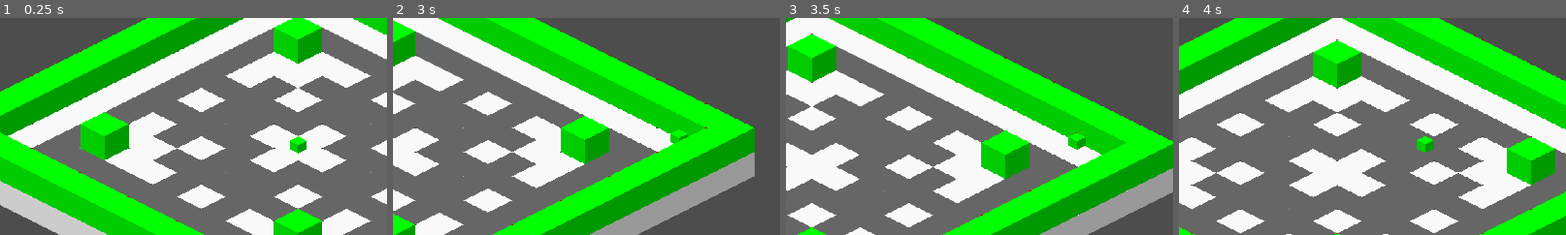
Above: before the commit, frames 1-4 (left to right).
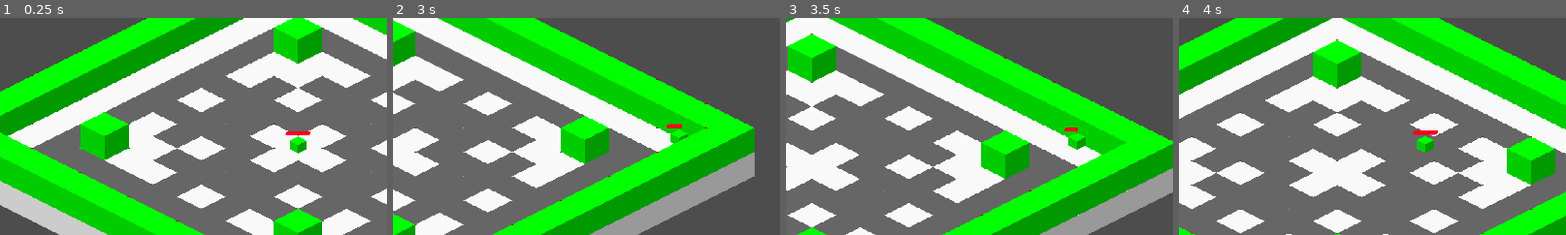
Above: after the commit, the same moments.

Repository: RexRoTheRacingCar/Game_Dev_Level_3
Game: Godot game, scene res://scenes/main/game.tscn
Two runs of this game, one before a commit and one after it. Both use one fixed random seed, a clock stepped at 60 frames per second and the inputs below.
Inputs:
- Up to frame 1 (0.25 s): no input
- Up to frame 2 (3 s): tap Enter at 0.5 s; hold D (right) 0.53-1.28 s; tap Space (dash) every 0.75 s from 0.6 to 2.85 s; hold S (down) 1.28-2.03 s; hold D (right) 2.03-2.78 s; hold W (up) from 2.78 s (still down)
- Up to frame 3 (3.5 s): keep holding W (up)
- Up to frame 4 (4 s): release W (up) at 3.53 s; hold A (left) from 3.53 s (still down); tap Space (dash) at 3.6 s
The pictures show only the part of the screen within x 14-64%, y 20-70%; the shares and areas given below are measured in that part.

The runs differ from the first frame. In frame 1, 0.1% of the frame differs, in the area x 73-81%, y 52-55%; in frame 2, less than 0.1%; in frame 3, less than 0.1%; in frame 4, 0.1%, in the area x 60-67%, y 51-55%.

Commit message:
Component Setup on Player
Setup some scene components on the player. Finished the actual components, testing and debugging needed.

Diff:
--- a/game_level_3/scenes/components/health_component.tscn
+++ b/game_level_3/scenes/components/health_component.tscn
@@ -2,6 +2,5 @@
 
 [ext_resource type="Script" path="res://scripts/components/health_component.gd" id="1_ix57s"]
 
-[node name="HealthComponent" type="Node2D" node_paths=PackedStringArray("health_bar")]
+[node name="HealthComponent" type="Node2D"]
 script = ExtResource("1_ix57s")
-health_bar = NodePath("")
--- a/game_level_3/scenes/components/hitbox_component.tscn
+++ b/game_level_3/scenes/components/hitbox_component.tscn
@@ -9,6 +9,6 @@
 [node name="HitTimer" type="Timer" parent="."]
 one_shot = true
 
-[connection signal="body_entered" from="." to="." method="_on_body_entered"]
-[connection signal="body_exited" from="." to="." method="_on_body_exited"]
+[connection signal="area_entered" from="." to="." method="_on_area_entered"]
+[connection signal="area_exited" from="." to="." method="_on_area_exited"]
 [connection signal="timeout" from="HitTimer" to="." method="_on_hit_timer_timeout"]
--- a/game_level_3/scenes/main/player.tscn
+++ b/game_level_3/scenes/main/player.tscn
@@ -1,11 +1,21 @@
-[gd_scene load_steps=4 format=3 uid="uid://biv2erpftkxlb"]
+[gd_scene load_steps=8 format=3 uid="uid://biv2erpftkxlb"]
 
 [ext_resource type="Script" path="res://scripts/main/player.gd" id="1_wlkgh"]
 [ext_resource type="Texture2D" uid="uid://dhm06xn06v6rw" path="res://assets/iso_test.png" id="2_arape"]
+[ext_resource type="PackedScene" uid="uid://b048cf08scotb" path="res://scenes/components/health_component.tscn" id="3_hpa7o"]
+[ext_resource type="PackedScene" uid="uid://dunjlie0dfpac" path="res://scenes/components/hitbox_component.tscn" id="4_yqhgr"]
 
 [sub_resource type="AtlasTexture" id="AtlasTexture_rokkj"]
 atlas = ExtResource("2_arape")
 region = Rect2(120, 0, 120, 120)
+
+[sub_resource type="StyleBoxFlat" id="StyleBoxFlat_jtjm4"]
+bg_color = Color(1, 0, 0.105882, 1)
+corner_radius_top_left = 8
+corner_radius_bottom_right = 8
+
+[sub_resource type="CircleShape2D" id="CircleShape2D_ukb0n"]
+radius = 19.0263
 
 [node name="Player" type="CharacterBody2D" node_paths=PackedStringArray("p_dash_timer")]
 y_sort_enabled = true
@@ -27,4 +37,28 @@
 [node name="CollisionPolygon2D" type="CollisionPolygon2D" parent="."]
 polygon = PackedVector2Array(-18, 10.5, 0, 1.5, 18, 10.5, 0, 19.5)
 
+[node name="HealthComponent" parent="." node_paths=PackedStringArray("health_bar") instance=ExtResource("3_hpa7o")]
+health_bar = NodePath("ProgressBar")
+
+[node name="ProgressBar" type="ProgressBar" parent="HealthComponent"]
+anchors_preset = 7
+anchor_left = 0.5
+anchor_top = 1.0
+anchor_right = 0.5
+anchor_bottom = 1.0
+offset_left = -31.0
+offset_top = -34.0
+offset_right = 31.0
+offset_bottom = -24.0
+grow_horizontal = 2
+grow_vertical = 0
+theme_override_styles/fill = SubResource("StyleBoxFlat_jtjm4")
+show_percentage = false
+
+[node name="HitboxComponent" parent="." instance=ExtResource("4_yqhgr")]
+
+[node name="CollisionShape2D" type="CollisionShape2D" parent="HitboxComponent"]
+z_index = 1
+shape = SubResource("CircleShape2D_ukb0n")
+
 [connection signal="timeout" from="DashTimer" to="." method="_on_dash_timer_timeout"]
--- a/game_level_3/scripts/components/health_component.gd
+++ b/game_level_3/scripts/components/health_component.gd
@@ -8,20 +8,33 @@
 
 #Variables
 @export var health_bar : ProgressBar
+@export var max_health : float = 100
 var health : float : set = _set_health
 
 
 #---------------------------------------------------------------------------------------------------------------------------
-func ready():
-	health_bar.max_value = health
-	health_bar.value = health
+func _ready():
+	health = max_health
+	if health_bar:
+		health_bar.max_value = max_health
+		health_bar.value = health
 
 
 #---------------------------------------------------------------------------------------------------------------------------
 #Health setter function
 func _set_health(new_value : float) -> void:
 	health = new_value
-	health_bar.value = health
 
+	#If health is above mex_health
+	if health > max_health:
+		health = max_health
+
+	#If there is a health bar
+	if health_bar:
+		health_bar.value = health
+		health_bar.max_value = health
+
+	#If health is equal to or below 0
 	if health <= 0:
+		health = 0
 		zero_health.emit()
--- a/game_level_3/scripts/components/hitbox_component.gd
+++ b/game_level_3/scripts/components/hitbox_component.gd
@@ -12,7 +12,6 @@
 var is_hit : bool = false
 
 #Hitbox variables
-@export var hitbox_shape : Node2D
 var detect_arr : Array = []
 
 
@@ -23,20 +22,22 @@
 
 
 #---------------------------------------------------------------------------------------------------------------------------
-#When body enters hit area
-func _on_body_entered(body: HurtboxComponent):
-	detect_arr.append(body)
+#When hurtbox area enters hit area
+func _on_area_entered(area: HurtboxComponent):
+	if area != self:
+		detect_arr.append(area)
 
-	if is_hit == false:
-		_hit_signal()
-		is_hit = true
+		if is_hit == false:
+			_hit_signal()
+			is_hit = true
 
-		hit_timer.start(hit_delay)
+			hit_timer.start(hit_delay)
 
 
-#When body exits hit area
-func _on_body_exited(body: HurtboxComponent):
-	detect_arr.erase(body)
+#When area exits hit area
+func _on_area_exited(area: HurtboxComponent):
+	if area != self:
+		detect_arr.erase(area)
 
 
 #---------------------------------------------------------------------------------------------------------------------------
--- a/game_level_3/scripts/main/player.gd
+++ b/game_level_3/scripts/main/player.gd
@@ -6,6 +6,8 @@
 #Node variables
 @export_group("Nodes")
 @export var p_dash_timer : Timer
+@export var p_health_component : HealthComponent
+@export var p_hitbox_component : HitboxComponent
 
 #Movement variables
 @export_group("Customisable")
